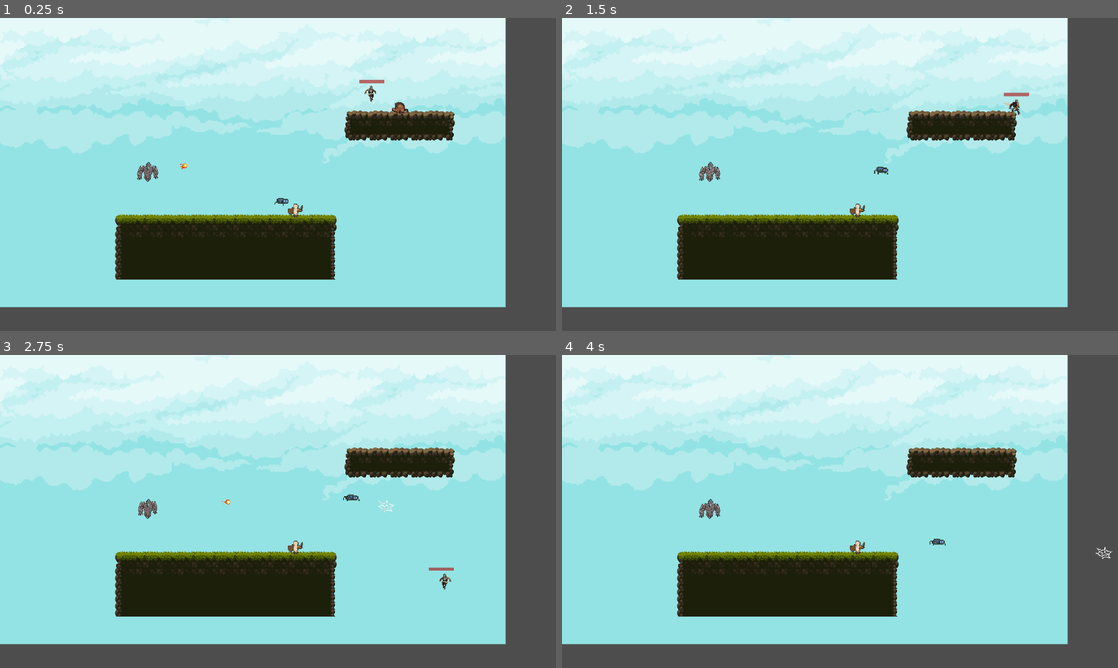
Above: before the commit, frames 1-4 (two rows, left to right).
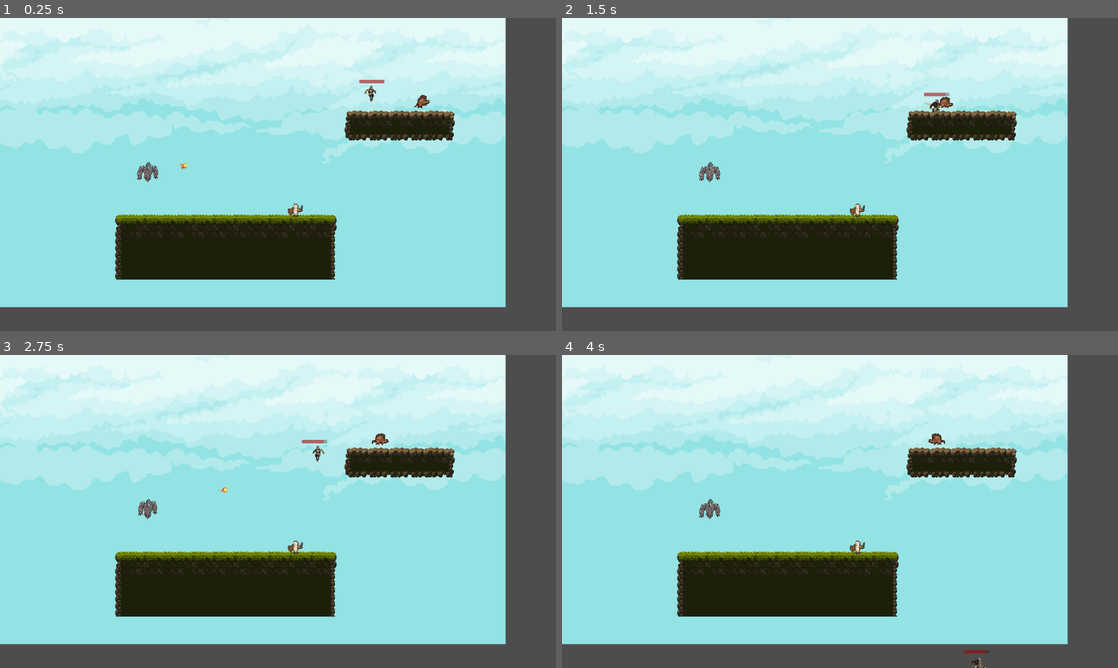
Above: after the commit, the same moments.

Repository: ON1VAS/tesiUni2025
Game: Godot game, scene res://scene/map.tscn
Same seed, same stepped clock (60 frames per second), same inputs: the game is played once before the commit and once after it.
Inputs:
- Up to frame 1 (0.25 s): no input
- Up to frame 2 (1.5 s): hold D (ui_right) from 0.53 s (still down); tap K (attackfast) at 0.6 s; tap E (ui_accept) at 0.77 s; tap L (attackpesant) at 1.35 s
- Up to frame 3 (2.75 s): tap E (ui_accept) at 1.52 s; release D (ui_right) at 2.03 s; hold A (ui_left) from 2.03 s (still down); tap K (attackfast) at 2.1 s
- Up to frame 4 (4 s): release A (ui_left) at 2.78 s; hold D (ui_right) from 2.78 s (still down); tap L (attackpesant) at 2.85 s; tap E (ui_accept) at 3.02, 3.77 s; tap K (attackfast) at 3.6 s

The runs differ from the first frame. In frame 1, 0.2% of the frame differs, in the area x 49-78%, y 24-60%; in frame 2, 0.4%; in frame 3, 0.4%, in the area x 39-82%, y 24-76%; in frame 4, 0.2%.

Commit message:
aggiunto attacco in corsa per cinghiale

Diff:
--- a/scene/chinghiale.tscn
+++ b/scene/chinghiale.tscn
@@ -6,6 +6,34 @@
 [ext_resource type="Texture2D" uid="uid://du060dx2wljsi" path="res://testures/Legacy-Fantasy - High Forest 2.3/Mob/Boar/Hit-Vanish/Hit-Sheet.png" id="3_ruqhr"]
 [ext_resource type="Texture2D" uid="uid://bnpjlil2md33s" path="res://testures/Legacy-Fantasy - High Forest 2.3/Mob/Boar/Walk/Walk-Base-Sheet.png" id="4_6ji4v"]
 
+[sub_resource type="AtlasTexture" id="AtlasTexture_6ji4v"]
+atlas = ExtResource("3_ruqhr")
+region = Rect2(96, 0, 48, 32)
+
+[sub_resource type="AtlasTexture" id="AtlasTexture_ruqhr"]
+atlas = ExtResource("1_6ji4v")
+region = Rect2(0, 0, 48, 32)
+
+[sub_resource type="AtlasTexture" id="AtlasTexture_7krfj"]
+atlas = ExtResource("1_6ji4v")
+region = Rect2(48, 0, 48, 32)
+
+[sub_resource type="AtlasTexture" id="AtlasTexture_rpsw2"]
+atlas = ExtResource("1_6ji4v")
+region = Rect2(96, 0, 48, 32)
+
+[sub_resource type="AtlasTexture" id="AtlasTexture_phis0"]
+atlas = ExtResource("1_6ji4v")
+region = Rect2(144, 0, 48, 32)
+
+[sub_resource type="AtlasTexture" id="AtlasTexture_pp4rj"]
+atlas = ExtResource("1_6ji4v")
+region = Rect2(192, 0, 48, 32)
+
+[sub_resource type="AtlasTexture" id="AtlasTexture_q43n5"]
+atlas = ExtResource("1_6ji4v")
+region = Rect2(240, 0, 48, 32)
+
 [sub_resource type="AtlasTexture" id="AtlasTexture_egbnu"]
 atlas = ExtResource("2_6ji4v")
 region = Rect2(144, 0, 48, 32)
@@ -54,32 +82,39 @@
 atlas = ExtResource("4_6ji4v")
 region = Rect2(240, 0, 48, 32)
 
-[sub_resource type="AtlasTexture" id="AtlasTexture_ruqhr"]
-atlas = ExtResource("1_6ji4v")
-region = Rect2(0, 0, 48, 32)
-
-[sub_resource type="AtlasTexture" id="AtlasTexture_7krfj"]
-atlas = ExtResource("1_6ji4v")
-region = Rect2(48, 0, 48, 32)
-
-[sub_resource type="AtlasTexture" id="AtlasTexture_rpsw2"]
-atlas = ExtResource("1_6ji4v")
-region = Rect2(96, 0, 48, 32)
-
-[sub_resource type="AtlasTexture" id="AtlasTexture_phis0"]
-atlas = ExtResource("1_6ji4v")
-region = Rect2(144, 0, 48, 32)
-
-[sub_resource type="AtlasTexture" id="AtlasTexture_pp4rj"]
-atlas = ExtResource("1_6ji4v")
-region = Rect2(192, 0, 48, 32)
-
-[sub_resource type="AtlasTexture" id="AtlasTexture_q43n5"]
-atlas = ExtResource("1_6ji4v")
-region = Rect2(240, 0, 48, 32)
-
 [sub_resource type="SpriteFrames" id="SpriteFrames_rpsw2"]
 animations = [{
+"frames": [{
+"duration": 1.0,
+"texture": SubResource("AtlasTexture_6ji4v")
+}],
+"loop": true,
+"name": &"charge_anticipation",
+"speed": 5.0
+}, {
+"frames": [{
+"duration": 1.0,
+"texture": SubResource("AtlasTexture_ruqhr")
+}, {
+"duration": 1.0,
+"texture": SubResource("AtlasTexture_7krfj")
+}, {
+"duration": 1.0,
+"texture": SubResource("AtlasTexture_rpsw2")
+}, {
+"duration": 1.0,
+"texture": SubResource("AtlasTexture_phis0")
+}, {
+"duration": 1.0,
+"texture": SubResource("AtlasTexture_pp4rj")
+}, {
+"duration": 1.0,
+"texture": SubResource("AtlasTexture_q43n5")
+}],
+"loop": false,
+"name": &"charge_attack",
+"speed": 20.0
+}, {
 "frames": [{
 "duration": 1.0,
 "texture": SubResource("AtlasTexture_egbnu")
@@ -135,29 +170,6 @@
 "loop": true,
 "name": &"move",
 "speed": 10.0
-}, {
-"frames": [{
-"duration": 1.0,
-"texture": SubResource("AtlasTexture_ruqhr")
-}, {
-"duration": 1.0,
-"texture": SubResource("AtlasTexture_7krfj")
-}, {
-"duration": 1.0,
-"texture": SubResource("AtlasTexture_rpsw2")
-}, {
-"duration": 1.0,
-"texture": SubResource("AtlasTexture_phis0")
-}, {
-"duration": 1.0,
-"texture": SubResource("AtlasTexture_pp4rj")
-}, {
-"duration": 1.0,
-"texture": SubResource("AtlasTexture_q43n5")
-}],
-"loop": false,
-"name": &"sting_attack",
-"speed": 20.0
 }]
 
 [sub_resource type="CircleShape2D" id="CircleShape2D_phis0"]
@@ -168,6 +180,9 @@
 
 [sub_resource type="RectangleShape2D" id="RectangleShape2D_q43n5"]
 size = Vector2(15, 14)
+
+[sub_resource type="RectangleShape2D" id="RectangleShape2D_6ji4v"]
+size = Vector2(11.5, 8)
 
 [node name="Cinghiale" type="CharacterBody2D"]
 script = ExtResource("1_ruqhr")
@@ -175,7 +190,7 @@
 [node name="AnimatedSprite2D" type="AnimatedSprite2D" parent="."]
 texture_filter = 1
 sprite_frames = SubResource("SpriteFrames_rpsw2")
-animation = &"idle"
+animation = &"move"
 
 [node name="PlayerDetectionArea" type="Area2D" parent="."]
 collision_layer = 2
@@ -199,3 +214,12 @@
 shape = SubResource("RectangleShape2D_q43n5")
 
 [node name="HitboxTimer" type="Timer" parent="."]
+
+[node name="CollisionShape2D" type="CollisionShape2D" parent="."]
+position = Vector2(7, 7)
+shape = SubResource("RectangleShape2D_6ji4v")
+
+[node name="RayCastFloor" type="RayCast2D" parent="."]
+
+[node name="RayCastFront" type="RayCast2D" parent="."]
+rotation = -1.5708
--- a/scene/cinghiale.gd
+++ b/scene/cinghiale.gd
@@ -1,131 +1,180 @@
 extends CharacterBody2D
 
-var movement_speed = 100
-@onready var player = get_tree().get_first_node_in_group("giocatore")
-@onready var anim = $AnimatedSprite2D
-@onready var hp = 20
-@onready var min_distance = 30
-@onready var hurtbox = $Hurtbox
-@onready var sword_hitbox = $Incornata/CollisionShape2D
-@onready var hitbox_timer = $HitboxTimer
+# ===== IMPOSTAZIONI FISICHE =====
+var gravity = ProjectSettings.get_setting("physics/2d/default_gravity")
+var movement_speed: float = 120.0
+var charge_speed_multiplier: float = 2.8
+var max_floor_angle = deg_to_rad(45)
+var friction: float = 0.15
+var acceleration: float = 0.25
 
-var gravity = ProjectSettings.get_setting("physics/2d/default_gravity")
-var damage = 15
-var is_attacking = false
-var is_charging = false  # Nuova variabile per lo stato di carica
+# ===== VARIABILI NEMICO =====
+var hp: int = 20
+var damage: int = 15
+var min_distance: float = 40.0
+var is_attacking: bool = false
+var is_charging: bool = false
 var attack_direction = Vector2.ZERO
-var attack_cooldown = 1 # Tempo di attesa tra gli attacchi
-var last_attack_time = 0.0
-var charge_speed_multiplier = 2.5  # Moltiplicatore di velocità durante la carica
+var attack_cooldown: float = 1.5
+var last_attack_time: float = 0.0
+var charge_duration: float = 1.2
+
+# ===== NODI =====
+@onready var player: Node2D = get_tree().get_first_node_in_group("giocatore") as Node2D
+@onready var anim: AnimatedSprite2D = $AnimatedSprite2D
+@onready var hurtbox: Area2D = $Hurtbox
+@onready var sword_hitbox: CollisionShape2D = $Incornata/CollisionShape2D
+@onready var hitbox_timer: Timer = $HitboxTimer
+@onready var collision_shape: CollisionShape2D = $CollisionShape2D
+@onready var ray_front: RayCast2D = $RayCastFront
+@onready var ray_floor: RayCast2D = $RayCastFloor
+
+# ===== PROPRIETÀ ATTACCHI =====
+var attack_properties = {
+	"attack": {"delay": 0.1, "duration": 0.4},
+	"charge_attack": {"delay": 0.2, "duration": 0.6}
+}
 
 func _ready():
-	print(self.name)
+	# Configurazione iniziale
 	anim.play("move")
-	sword_hitbox.disabled = true #disattivato di default
+	sword_hitbox.disabled = true
+	floor_max_angle = max_floor_angle
 	$Incornata.set_collision_layer_value(2, true)  # Abilita layer 2 (player_weapon)
-	$Incornata.set_collision_mask_value(6, true) #abilita la maschera per colpire i nemici
-	hurtbox.set_collision_layer_value(6, true)
-	hurtbox.set_collision_mask_value(2, true)
-	if not hitbox_timer.timeout.is_connected(_on_hitbox_timer_timeout):
-		hitbox_timer.timeout.connect(_on_hitbox_timer_timeout)
-	if $Hurtbox.area_entered.is_connected(_on_hurtbox_area_entered):
-		$Hurtbox.area_entered.disconnect(_on_hurtbox_area_entered)
-	$Hurtbox.area_entered.connect(_on_hurtbox_area_entered)
-	$Incornata.body_entered.connect(_on_pungiglione_body_entered)
+	$Incornata.set_collision_mask_value(1, true) #abilita la maschera per colpire i nemici
+	$Incornata.body_entered.connect(_on_incornata_body_entered)
+
+	# Imposta forma collisione
+	var shape = RectangleShape2D.new()
+	shape.size = Vector2(30.0, 50.0)  # Adatta alle tue dimensioni
+	collision_shape.shape = shape
+
+	# Configura raycast
+	ray_front.target_position = Vector2(40.0 * scale.x, 0.0)
+	ray_floor.target_position = Vector2(40.0 * scale.x, 30.0)
 
 func _physics_process(delta: float) -> void:
+	# Applica gravità
+	if not is_on_floor():
+		velocity.y += gravity * delta * 1.2
+	else:
+		velocity.y = min(velocity.y, 5.0)
+
+	# Aggiorna raycast
+	ray_front.force_raycast_update()
+	ray_floor.force_raycast_update()
+
+	# Gestione stati
 	if is_charging:
-		# Durante la carica, muovi il cinghiale in linea retta con maggiore velocità
-		velocity.x = attack_direction.x * movement_speed * charge_speed_multiplier
-		velocity.y += gravity * delta  # Aggiunge la gravità
-		move_and_slide()
+		_handle_charge_state(delta)
 	elif is_attacking:
-		# Durante l'attacco normale (se necessario)
-		velocity = Vector2.ZERO
+		_handle_attack_state(delta)
 	elif hp > 0:
-		var direction = (player.global_position - global_position).normalized()
-		if global_position.distance_to(player.global_position) > min_distance:
-			velocity = direction * movement_speed
-			move_and_slide()
-		else:
-			velocity = Vector2.ZERO
+		_handle_normal_state(delta)
 
-		# Decidi quando fare l'attacco di carica
-		if not is_attacking and not is_charging and (last_attack_time + attack_cooldown) < Engine.get_physics_frames():
-			perform_charge_attack(direction)
+	# Applica movimento
+	move_and_slide()
 
-# Configurazione hitbox per ogni animazione
-var attack_properties = {
-	"attack": {"delay": 0.1, "duration": 0.4, "keyframes": [1,3]},
-	"charge_attack": {"delay": 0.1, "duration": 0.4, "keyframes": [1, 3]},
-}
+	# Controllo caduta piattaforme
+	if is_on_floor() and not ray_floor.is_colliding() and not is_charging:
+		velocity.x = 0.0
+
+func _handle_normal_state(delta: float):
+	var direction = (player.global_position - global_position).normalized()
+
+	# Movimento base
+	if global_position.distance_to(player.global_position) > min_distance:
+		velocity.x = lerp(velocity.x, direction.x * movement_speed, acceleration * delta * 60.0)
+
+		# Flip sprite
+		if direction.x != 0:
+			anim.scale.x = sign(direction.x) * abs(anim.scale.x)
+	else:
+		velocity.x = lerp(velocity.x, 0.0, friction * delta * 60.0)
+
+	# Controllo attacco
+	if (Time.get_ticks_msec() / 1000.0 - last_attack_time > attack_cooldown and
+		is_on_floor() and
+		abs(player.global_position.y - global_position.y) < 50.0):
+		perform_charge_attack(direction)
+
+func _handle_charge_state(delta: float):
+	# Movimento durante la carica
+	velocity.x = attack_direction.x * movement_speed * charge_speed_multiplier
+
+	# Controllo collisioni
+	if ray_front.is_colliding() or is_on_wall():
+		_end_charge_with_impact()
+	elif not is_on_floor():
+		_end_charge()
+
+func _handle_attack_state(delta: float):
+	velocity.x = lerp(velocity.x, 0.0, friction * 2.0 * delta * 60.0)
 
 func perform_charge_attack(direction: Vector2):
+	if not is_on_floor():
+		return
+
+	# Preparazione attacco
 	is_charging = true
-	attack_direction = direction
-	anim.play("charge_attack")
-	last_attack_time = Engine.get_physics_frames()
+	attack_direction = Vector2(sign(direction.x), 0).normalized()
+	last_attack_time = Time.get_ticks_msec() / 1000.0
 
-	# Attiva l'hitbox dopo un breve ritardo
-	await get_tree().create_timer(attack_properties["charge_attack"]["delay"]).timeout
-	sword_hitbox.disabled = false
+	# Animazione
+	anim.play("charge_anticipation")
+	await get_tree().create_timer(0.3).timeout
 
-	# Durata della carica (puoi regolare questo valore)
-	var charge_duration = 1.0
-	await get_tree().create_timer(charge_duration).timeout
+	if is_charging:  # Se non è stato interrotto
+		anim.play("charge_attack")
+		sword_hitbox.disabled = false
 
-	# Termina la carica
+		# Timer durata carica
+		await get_tree().create_timer(charge_duration).timeout
+		_end_charge()
+
+func _end_charge():
 	is_charging = false
 	sword_hitbox.disabled = true
-	anim.play("idle")
+	velocity.x = 0.0
+	anim.play("move")
 
-func _on_animated_sprite_2d_animation_finished() -> void:
-	if $AnimatedSprite2D.animation in attack_properties.keys():
-		if $AnimatedSprite2D.animation == "charge_attack" and is_charging:
-			return
-		sword_hitbox.disabled = true
-		$AnimatedSprite2D.play("idle")
+func _end_charge_with_impact():
+	# Effetto impatto
+	velocity.x = -attack_direction.x * movement_speed * 0.5
+	velocity.y = -150
+	is_charging = false
+	sword_hitbox.disabled = true
+	anim.play("hurt")
+	await get_tree().create_timer(0.5).timeout
+	anim.play("move")
 
 func take_damage(amount: int):
 	hp -= amount
 	anim.play("hurt")
-	print("Cinghiale colpito! Vita rimanente: ", hp)
 
 	if hp <= 0:
-		self.collision_layer = false
-		anim.play("death")
-		set_physics_process(false)
+		_die()
+	else:
 		await anim.animation_finished
-		self.queue_free()
+		anim.play("move")
 
-func _on_hitbox_timer_timeout() -> void:
-	var current_anim = $AnimatedSprite2D.animation
+func _die():
+	set_collision_layer_value(1, false)
+	anim.play("death")
+	set_physics_process(false)
+	await anim.animation_finished
+	queue_free()
 
-	if current_anim in attack_properties:
-		var props = attack_properties[current_anim]
-
-		if sword_hitbox.disabled:
-			# Attiva hitbox
-			sword_hitbox.disabled = false
-			hitbox_timer.start(props.duration)  # Durata hitbox
-		else:
-			# Disattiva hitbox
-			sword_hitbox.disabled = true
-
-			# Se ci sono più keyframe, programma la prossima attivazione
-			if props.keyframes.size() > 1:
-				var next_keyframe = props.keyframes[1]
-				hitbox_timer.start(next_keyframe)
-			else:
-				hitbox_timer.stop()
-
-func _on_hurtbox_area_entered(area: Area2D) -> void:
+# ===== SEGNALI =====
+func _on_hurtbox_area_entered(area: Area2D):
 	if area.is_in_group("player_weapon"):
-		anim.play("attack")
 		take_damage(10)
 
-func _on_pungiglione_body_entered(body: Node2D) -> void:
-	print("Hitbox ha colpito: ", body.name)
+func _on_incornata_body_entered(body: Node2D):
 	if body.is_in_group("giocatore"):
-		print("E' un giocatore! Infliggo danno")
 		body.Damage(damage)
+		_end_charge_with_impact()
+
+func _on_animated_sprite_2d_animation_finished():
+	if anim.animation == "charge_anticipation" and is_charging:
+		anim.play("charge_attack")
--- a/scene/map.tscn
+++ b/scene/map.tscn
@@ -7,9 +7,7 @@
 [ext_resource type="Texture2D" uid="uid://drt2v5us55lpd" path="res://testures/Legacy-Fantasy - High Forest 2.3/Assets/Interior-01.png" id="3_bq37x"]
 [ext_resource type="Texture2D" uid="uid://b2bt0s7bwbjaw" path="res://testures/Legacy-Fantasy - High Forest 2.3/Assets/Props-Rocks.png" id="4_jp76l"]
 [ext_resource type="PackedScene" uid="uid://40v2rc48ifjl" path="res://scene/dummy.tscn" id="7_jp76l"]
-[ext_resource type="PackedScene" uid="uid://km2jwsltrngq" path="res://provapermodificare/ragno/ragno.tscn" id="8_7ac5c"]
 [ext_resource type="PackedScene" uid="uid://bthh718uavc0f" path="res://scene/golem.tscn" id="9_8qxkh"]
-[ext_resource type="PackedScene" uid="uid://dvtsyd4yk0nba" path="res://scene/ape.tscn" id="10_0bc6k"]
 [ext_resource type="PackedScene" uid="uid://d2n7yyyc73rwo" path="res://scene/chinghiale.tscn" id="11_8vfk2"]
 
 [sub_resource type="TileSetAtlasSource" id="TileSetAtlasSource_7ac5c"]
@@ -1480,17 +1478,8 @@
 [node name="dummy" parent="." instance=ExtResource("7_jp76l")]
 position = Vector2(664, 440)
 
-[node name="ragno" parent="." instance=ExtResource("8_7ac5c")]
-position = Vector2(617, 439)
-
 [node name="Golem" parent="." instance=ExtResource("9_8qxkh")]
 position = Vector2(325, 354)
 
-[node name="Ape" parent="." instance=ExtResource("10_0bc6k")]
-visible = false
-position = Vector2(551, 416)
-collision_layer = 2
-collision_mask = 32
-
 [node name="Cinghiale" parent="." instance=ExtResource("11_8vfk2")]
-position = Vector2(958, 186)
+position = Vector2(984, 166)
Not shown: 1 places in scene/chinghiale.tscn that only renumber resources
Not shown: 1 places in scene/map.tscn that only renumber resources
